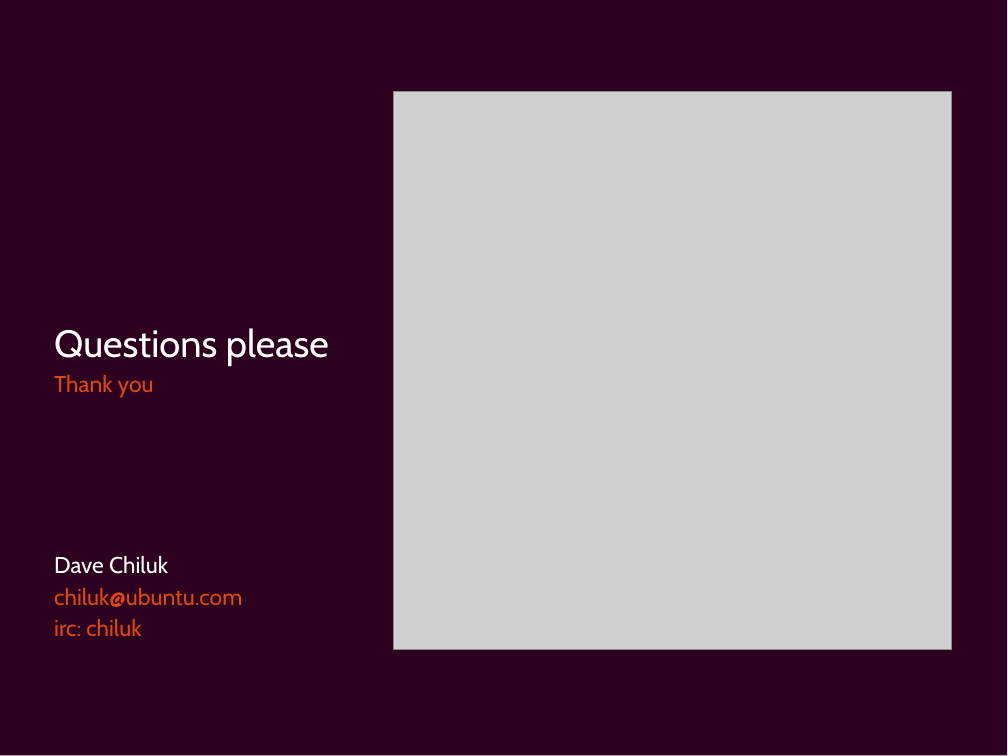
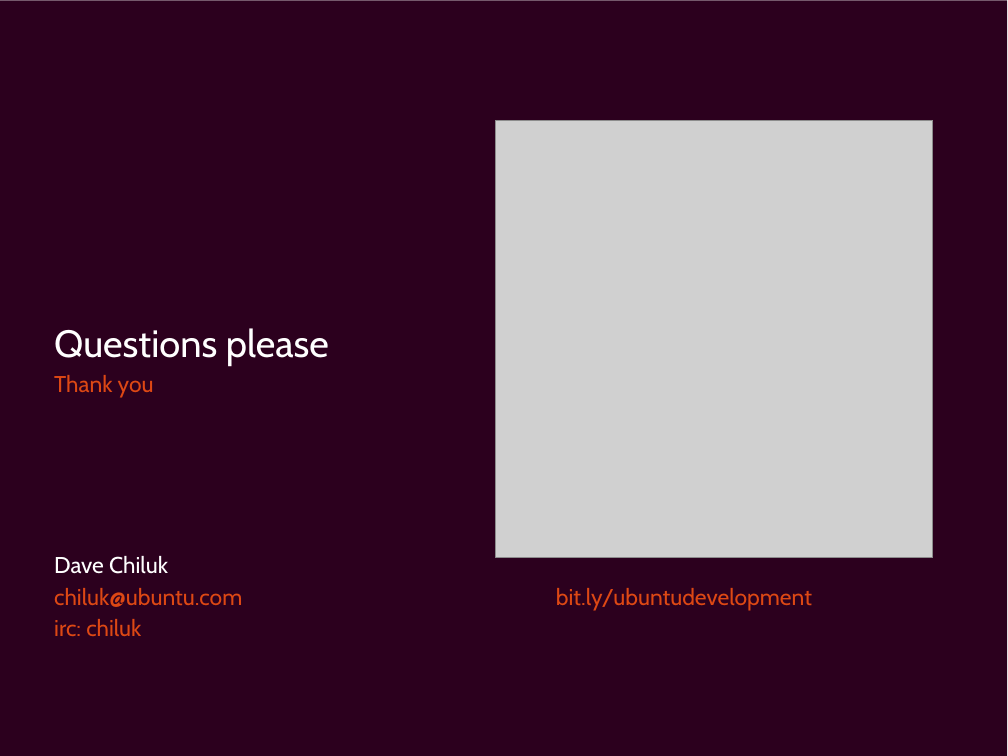
Before and after one commit to chiluk/presentations, a slide deck: slide 37 of Ubuntu Development.odp. Drawn at 1008x756 pixels with LibreOffice and Linux fonts; fonts in the diff are those of the drawing; grey boxes stand for pictures. Boxes give left, top, right and bottom in pixels: in the first picture for what was removed or moved away, otherwise in the second. Text is boxed around its words. In the diff, an @@ line names an element or a change of style, - is before the commit and + after.

```diff
--- a/Ubuntu Development.odp
+++ b/Ubuntu Development.odp
@@ picture: place and size @@
-picture at bbox=[393, 91, 951, 649]
+picture at bbox=[495, 120, 933, 558]
@@ text at bbox=[54, 588, 812, 611]: text changed @@
-chiluk@ubuntu.com
+chiluk@ubuntu.com bit.ly/ubuntudevelopment
```
Also in this commit, not shown: 2 other slides changed, 1 other file.
